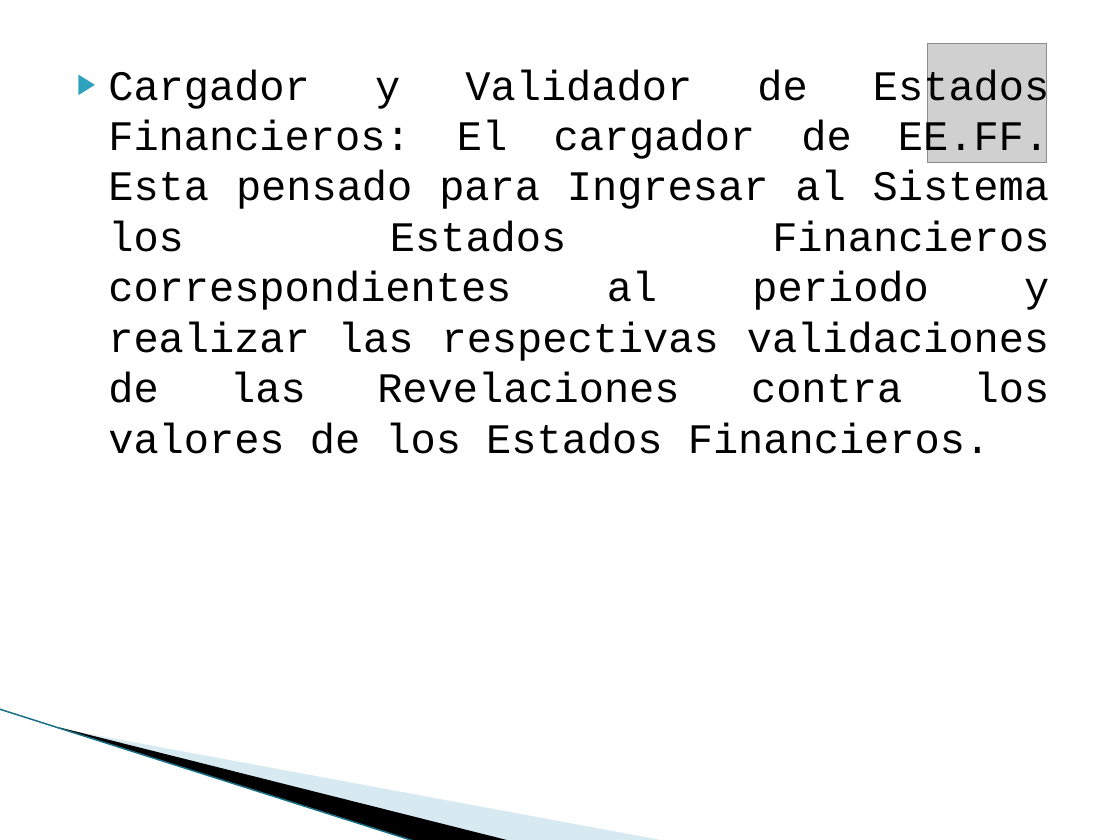
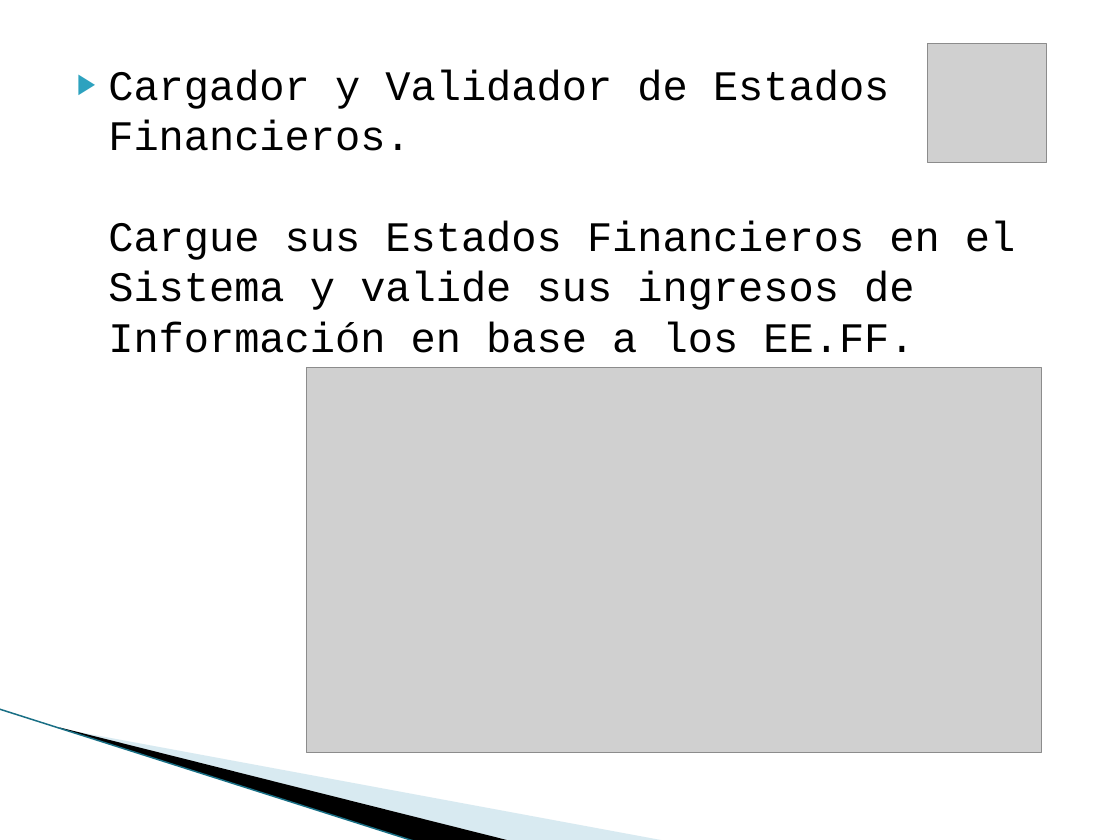
Before and after one commit to vicky1404/rev-ii, a slide deck: slide 13 of docs/comercial/brochure.pptx (slide 12 before the commit). Drawn at 1120x840 pixels with LibreOffice and Linux fonts; fonts in the diff are those of the drawing; grey boxes stand for pictures; background and template pictures are left out. Boxes give left, top, right and bottom in pixels: in the first picture for what was removed or moved away, otherwise in the second. Text is boxed around its words. In the diff, an @@ line names an element or a change of style, - is before the commit and + after.

```diff
--- a/docs/comercial/brochure.pptx
+++ b/docs/comercial/brochure.pptx
@@ text at (x1=108, y1=69, x2=1015, y2=353): text changed @@
-▶ Cargador y Validador de Estados Financieros: El cargador de EE.FF. Esta pensado para Ingresar al Sistema los Estados Financieros correspondientes al periodo y realizar las respectivas validaciones de las Revelaciones contra los valores de los Estados Financieros.
+▶ Cargador y Validador de Estados
+  Financieros.
+  Cargue sus Estados Financieros en el Sistema y valide sus ingresos de Información en base a los EE.FF.
@@ picture added at (x1=306, y1=367, x2=1040, y2=753) @@
```
Also in this commit, not shown: 11 other slides changed, 2 slides added, 1 other file.
